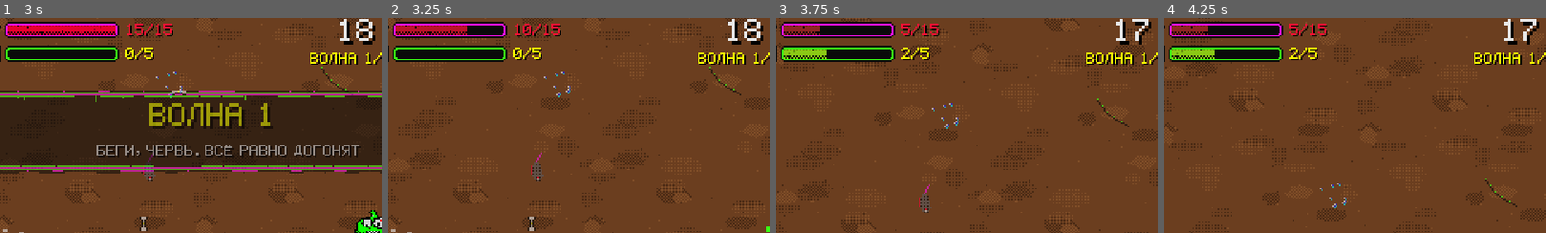
Above: before the commit, frames 1-4 (left to right).
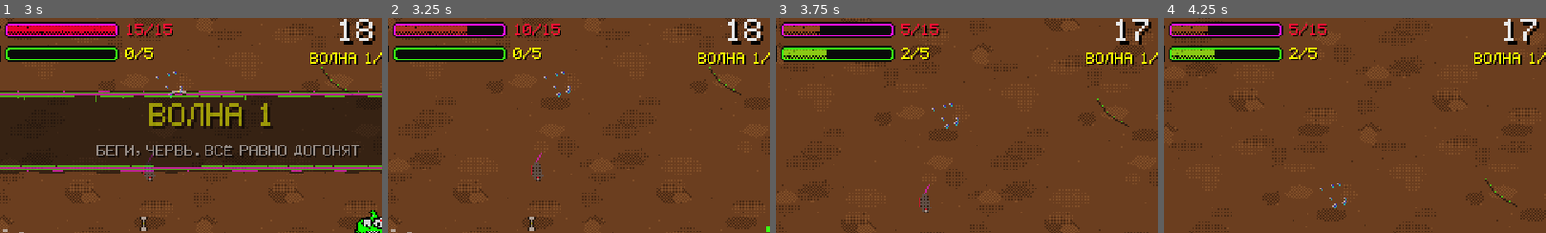
Above: after the commit, the same moments.

Repository: Gepackstuck/Stinky_Dumpster_Survivors
Game: Godot game, scene res://scenes/levels/main.tscn
Same seed, same stepped clock (60 frames per second), same inputs: the game is played once before the commit and once after it.
Inputs (mouse positions are % of the whole screen's width and height, from its top left):
- Up to frame 1 (3 s): click "1" at 0.5 s; tap Enter (ui_accept) at 1.25, 1.52, 2.27 s; move the mouse to (72, 45) at 1.27 s; hold D (move_right) 1.28-2.03 s; move the mouse to (30, 55) at 2.02 s; hold S (move_down) 2.03-2.78 s; move the mouse to (60, 28) at 2.77 s; hold D (move_right) from 2.78 s (still down)
- Up to frame 2 (3.25 s): keep holding D (move_right)
- Up to frame 3 (3.75 s): move the mouse to (45, 70) at 3.52 s; release D (move_right) at 3.53 s; hold W (move_up) from 3.53 s (still down)
- Up to frame 4 (4.25 s): keep holding W (move_up); tap Enter (ui_accept) at 3.77 s
The pictures show only the part of the screen within x 3-53%, y 1-51%; the shares and areas given below are measured in that part.

Frame 1 is identical in both runs. In frame 2, 0.6% of the frame differs, in the area x 2-21%, y 3-8%; in frame 3, 0.3%; in frame 4, 0.3%.

Commit message:
fix(hud): цвет HP дольше держится дерьмовым и ярче
Co-Authored-By: Claude Sonnet 5.5 <noreply@anthropic.com>
Claude-Session: https://claude.ai/code/session_01GvQcLtpmeq9xDjqGAM3qCT

Diff:
--- a/scripts/ui/hud.gd
+++ b/scripts/ui/hud.gd
@@ -5,7 +5,8 @@
 
 const URINE: Color = Color(0.85, 0.78, 0.1)      # мало опыта — цвет мочи
 const XP_FULL: Color = Color(0.2235, 1.0, 0.0784)  # много опыта — кислотно-зелёный
-const POOP: Color = Color(0.42, 0.24, 0.12)      # мало HP — цвет дерьма
+const POOP: Color = Color(0.58, 0.34, 0.12)      # мало HP — цвет дерьма (светлее, чтобы читался на тёмной рамке)
+const HP_CURVE: float = 2.4                      # >1: дерьмовый цвет держится дольше, красный только у почти полного HP
 const HP_FULL: Color = Color(1.0, 0.0, 0.2)      # много HP — красный
 
 @onready var _hp_bar: TextureProgressBar = $Root/HpBar
@@ -31,7 +32,7 @@
 		_last_max_hp = GameState.max_hp
 		_hp_bar.max_value = maxf(GameState.max_hp, 1.0)
 		_hp_bar.value = GameState.hp
-		_hp_bar.tint_progress = POOP.lerp(HP_FULL, clampf(GameState.hp / maxf(GameState.max_hp, 1.0), 0.0, 1.0))
+		_hp_bar.tint_progress = POOP.lerp(HP_FULL, pow(clampf(GameState.hp / maxf(GameState.max_hp, 1.0), 0.0, 1.0), HP_CURVE))
 		_hp_label.text = "%d/%d" % [ceili(GameState.hp), int(GameState.max_hp)]
 	if GameState.xp != _last_xp or GameState.xp_to_next != _last_xp_max:
 		_last_xp = GameState.xp
Not shown, added: assets/ui/level_badge.png.import
